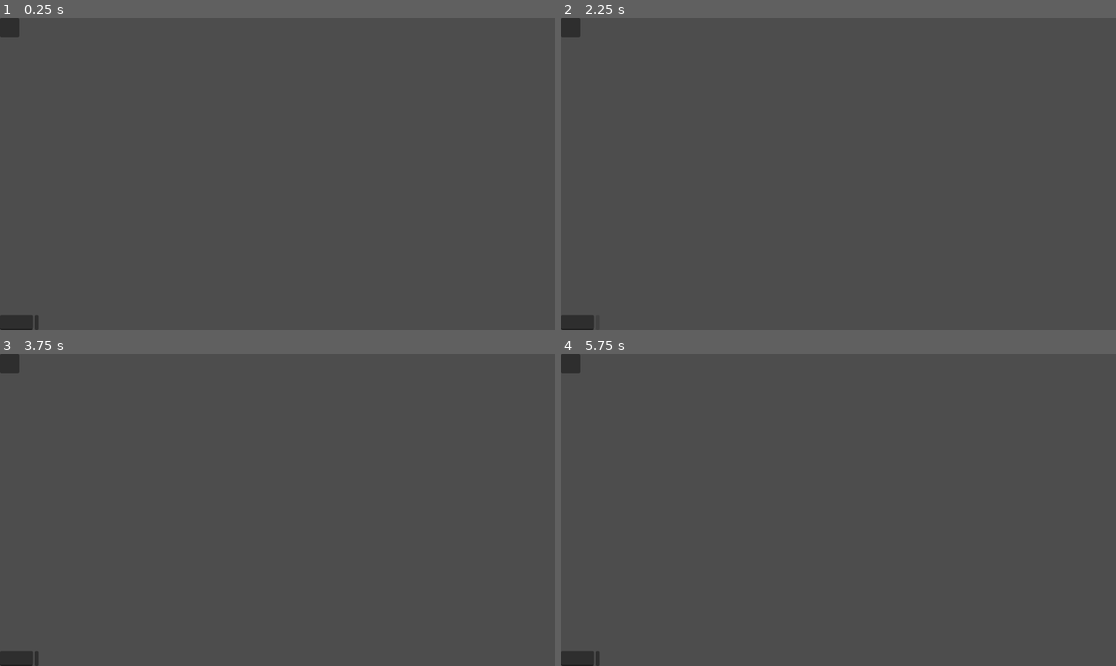
Above: before the commit, frames 1-4 (two rows, left to right).
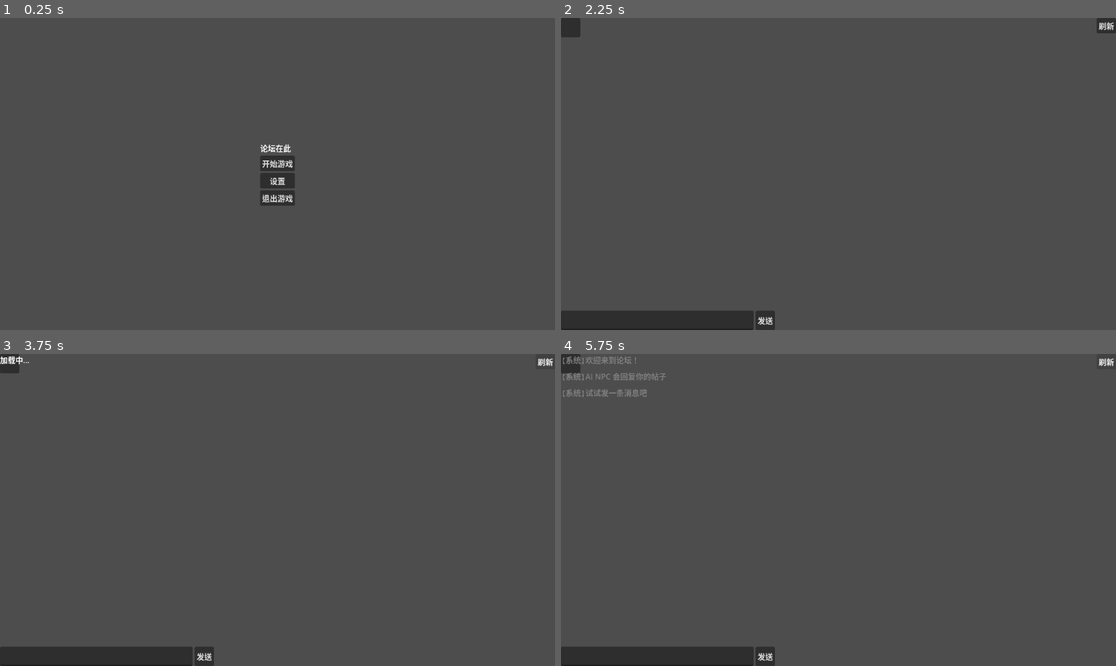
Above: after the commit, the same moments.

Repository: Kuroba-HUANG/lilith-gamejam-2026
Game: Godot game, scene res://start_menu.tscn
Two runs of this game, one before a commit and one after it. Both use one fixed random seed, a clock stepped at 60 frames per second and the inputs below. Before the commit the project starts from res://main.tscn.
Inputs (mouse positions are in pixels of both pictures, inside the frame that each line leads up to; where the layout moved, square brackets give the same spot in the first picture):
- Up to frame 1 (0.25 s): no input
- Up to frame 2 (2.25 s): click (599, 323) at 0.52 s; click (838, 180) [599, 323] at 1.25 s; click (838, 164) [599, 323] at 2 s
- Up to frame 3 (3.75 s): click (205, 656) [38, 659] at 2.75 s; click (543, 360) at 3.5 s, where only the run after the commit has a clickable "刷新"
- Up to frame 4 (5.75 s): click (766, 656) [599, 659] at 4.25 s; click (1104, 360) at 5 s, where only the run after the commit has a clickable "刷新"

The runs differ from the first frame. In frame 1, 1.4% of the frame differs, in the area x 0-54%, y 0-100%; in frame 2, 2.2%; in frame 3, 2.2%; in frame 4, 2.6%, in the area x 0-100%, y 0-100%.

Commit message:
Add files via upload
论坛核心功能
✅ 论坛主界面（发帖、AI回复、刷新）
✅ AI NPC（代码侠）自动回复
✅ 正在输入动画
✅ 自动滚动到底部
✅ 帖子时间显示
✅ 开始菜单 + 场景切换
✅ 退出游戏按钮
界面美化
✅ 帖子卡片样式（白色背景、圆角、间距）
✅ 论坛背景色（浅灰色）
✅ AI回复绿色文字
✅ 剧情帖子橙色文字（预留）
技术架构
✅ DeepSeek API 接入
✅ 密钥独立文件（api_key.gd）
✅ 帖子模板系统（post.tscn）
✅ 开始菜单场景

Diff:
--- /dev/null
+++ b/forum/PostManager.gd
@@ -0,0 +1,11 @@
+extends Node
+
+
+# Called when the node enters the scene tree for the first time.
+func _ready() -> void:
+	pass # Replace with function body.
+
+
+# Called every frame. 'delta' is the elapsed time since the previous frame.
+func _process(delta: float) -> void:
+	pass
--- a/forum/api.gd
+++ b/forum/api.gd
@@ -1,15 +1,25 @@
 extends HTTPRequest
+
+@onready var post_list = get_node("/root/Main/ScrollContainer/VBoxContainer")
+@onready var button = get_node("/root/Main/HBoxContainer/Button")
 
 func _ready():
 	request_completed.connect(_on_request_completed)
 
-func _on_request_completed(result, response_code, headers, body):
+func _on_request_completed(_result, response_code, _headers, body):
+	# 删除"正在输入"动画
+	button.remove_loading_indicator()
+
 	var response_body = body.get_string_from_utf8()
 
 	print("状态码: ", response_code)
 
 	if response_code != 200:
 		print("AI请求失败: ", response_body)
+		var error_post = Label.new()
+		error_post.text = "【系统】AI请求失败，请检查网络"
+		error_post.add_theme_color_override("font_color", Color(1, 0.5, 0.5))
+		post_list.add_child(error_post)
 		return
 
 	var json = JSON.parse_string(response_body)
@@ -19,14 +29,6 @@
 
 	if json.has("choices") and json["choices"].size() > 0:
 		var reply = json["choices"][0]["message"]["content"]
-
-		var post_list = get_node("/root/Main/ScrollContainer/VBoxContainer")
-		var npc_post = Label.new()
-		npc_post.text = "【代码侠】" + reply
-		npc_post.add_theme_color_override("font_color", Color(0.3, 0.8, 0.3))
-		post_list.add_child(npc_post)
-
-		var scroll = get_node("/root/Main/ScrollContainer")
-		scroll.scroll_vertical = scroll.get_v_scroll_bar().max_value
+		button.show_ai_reply(reply)
 	else:
 		print("返回数据中没有choices字段")
--- a/forum/button.gd
+++ b/forum/button.gd
@@ -3,6 +3,7 @@
 @onready var input = get_node("../LineEdit")
 @onready var post_list = get_node("../../ScrollContainer/VBoxContainer")
 @onready var api = get_node("/root/Main/API")
+@onready var scroll = get_node("../../ScrollContainer")
 
 var api_key = ""
 
@@ -10,12 +11,10 @@
 	pressed.connect(_on_pressed)
 	load_api_key()
 
-# 从 api_key.gd 文件读取密钥
 func load_api_key():
 	var file = FileAccess.open("res://api_key.gd", FileAccess.READ)
 	if file:
 		var content = file.get_as_text()
-		# 解析文件内容，提取密钥
 		var lines = content.split("\n")
 		for line in lines:
 			if "DEEPSEEK_API_KEY" in line and "\"" in line:
@@ -28,27 +27,105 @@
 		file.close()
 	else:
 		print("警告：找不到 api_key.gd 文件")
-		print("请在项目根目录创建 api_key.gd，内容为：")
-		print('const DEEPSEEK_API_KEY = "你的密钥"')
 
 func _on_pressed():
-	var text = input.text.strip_edges()
-	if text == "":
+	print("_on_pressed 被调用了")
+
+	var user_text = input.text.strip_edges()
+	print("输入内容: ", user_text)
+
+	if user_text == "":
+		print("内容为空，返回")
 		return
 
+	# 先清空输入框
+	input.clear()
+
 	# 显示用户帖子
-	var user_post = Label.new()
-	user_post.text = "【我】" + text
+	show_user_post(user_text)
+
+	# 显示"正在输入"动画
+	show_loading_indicator()
+
+	# 调用AI
+	call_ai(user_text)
+
+func show_user_post(content):
+	var user_post = load("res://post.tscn").instantiate()
+
+	var nickname = user_post.get_node("HBoxContainer/VBoxContainer/HBoxContainer/Nickname")
+	if nickname:
+		nickname.text = "我"
+
+	var message = user_post.get_node("HBoxContainer/VBoxContainer/Message")
+	if message:
+		message.text = content
+
 	post_list.add_child(user_post)
 	input.clear()
+	scroll_to_bottom()
 
-	# 调用AI
-	call_ai(text)
+func show_loading_indicator():
+	# 用帖子模板显示加载中
+	var loading_post = load("res://post.tscn").instantiate()
+
+	# 设置加载内容
+	var nickname = loading_post.get_node("HBoxContainer/VBoxContainer/HBoxContainer/Nickname")
+	if nickname:
+		nickname.text = "代码侠"
+
+	var message = loading_post.get_node("HBoxContainer/VBoxContainer/Message")
+	if message:
+		message.text = "正在输入..."
+		message.add_theme_color_override("font_color", Color(0.5, 0.5, 0.5))
+
+	var time = loading_post.get_node("HBoxContainer/VBoxContainer/HBoxContainer/Time")
+	if time:
+		time.text = Time.get_time_string_from_system()
+
+	# 标记为加载中
+	loading_post.set_meta("is_loading", true)
+
+	post_list.add_child(loading_post)
+	scroll_to_bottom()
+
+func remove_loading_indicator():
+	for i in range(post_list.get_child_count() - 1, -1, -1):
+		var child = post_list.get_child(i)
+		if child.has_meta("is_loading") and child.get_meta("is_loading"):
+			child.queue_free()
+			break
+
+func show_ai_reply(content):
+	var npc_post = load("res://post.tscn").instantiate()
+
+	# 设置昵称
+	var nickname = npc_post.get_node("HBoxContainer/VBoxContainer/HBoxContainer/Nickname")
+	if nickname:
+		nickname.text = "代码侠"
+
+	# 设置内容（AI回复用绿色）
+	var message = npc_post.get_node("HBoxContainer/VBoxContainer/Message")
+	if message:
+		message.text = content
+		message.add_theme_color_override("font_color", Color(0.3, 0.8, 0.3))
+
+	# 设置时间
+	var time = npc_post.get_node("HBoxContainer/VBoxContainer/HBoxContainer/Time")
+	if time:
+		time.text = Time.get_time_string_from_system()
+
+	post_list.add_child(npc_post)
+	scroll_to_bottom()
+
+func scroll_to_bottom():
+	await get_tree().process_frame
+	scroll.scroll_vertical = scroll.get_v_scroll_bar().max_value
 
 func call_ai(user_message):
-	# 检查是否有密钥
 	if api_key == "":
 		print("没有API密钥，无法调用AI")
+		remove_loading_indicator()
 		var error_post = Label.new()
 		error_post.text = "【系统】AI未配置，请创建 api_key.gd 文件"
 		error_post.add_theme_color_override("font_color", Color(1, 0.5, 0.5))
--- /dev/null
+++ b/forum/exit_button.gd
@@ -0,0 +1,21 @@
+extends Button
+
+func _ready():
+	pressed.connect(_on_pressed)
+
+func _on_pressed():
+	# 创建确认对话框
+	var dialog = ConfirmationDialog.new()
+	dialog.dialog_text = "确定要退出游戏吗？"
+	dialog.ok_button_text = "退出"
+	dialog.cancel_button_text = "取消"
+
+	# 连接信号
+	dialog.confirmed.connect(_quit_game)
+
+	# 显示对话框
+	add_child(dialog)
+	dialog.popup_centered()
+
+func _quit_game():
+	get_tree().quit()
--- /dev/null
+++ b/forum/forum_theme.tres
@@ -0,0 +1,3 @@
+[gd_resource type="Theme" format=3 uid="uid://c3n3sunk3rm3y"]
+
+[resource]
--- /dev/null
+++ b/forum/main.gd
@@ -0,0 +1,7 @@
+extends Control
+
+func _ready():
+	# 设置论坛背景色（浅灰色）
+	var bg = StyleBoxFlat.new()
+	bg.bg_color = Color(0.94, 0.95, 0.96)  # #f0f2f5
+	add_theme_stylebox_override("panel", bg)
--- a/forum/main.tscn
+++ b/forum/main.tscn
@@ -1,5 +1,7 @@
 [gd_scene format=3 uid="uid://clwtuxf43m2cc"]
 
+[ext_resource type="Script" uid="uid://cur6mo0lgcaft" path="res://main.gd" id="1_1bvp3"]
+[ext_resource type="Script" uid="uid://d1qtey1xl5ybc" path="res://refresh.gd" id="1_h2yge"]
 [ext_resource type="Script" uid="uid://be1aa2b046qg1" path="res://button.gd" id="1_ig7tw"]
 [ext_resource type="Script" uid="uid://crsb46qyyd2n8" path="res://api.gd" id="2_0xm2m"]
 
@@ -10,6 +12,7 @@
 anchor_bottom = 1.0
 grow_horizontal = 2
 grow_vertical = 2
+script = ExtResource("1_1bvp3")
 
 [node name="Panel" type="Panel" parent="." unique_id=1513165419]
 layout_mode = 0
@@ -26,6 +29,7 @@
 
 [node name="VBoxContainer" type="VBoxContainer" parent="ScrollContainer" unique_id=441509552]
 layout_mode = 2
+theme_override_constants/separation = 10
 
 [node name="HBoxContainer" type="HBoxContainer" parent="." unique_id=322064703]
 layout_mode = 1
@@ -38,11 +42,28 @@
 grow_vertical = 0
 
 [node name="LineEdit" type="LineEdit" parent="HBoxContainer" unique_id=1957384421]
+custom_minimum_size = Vector2(400, 40)
 layout_mode = 2
 
 [node name="Button" type="Button" parent="HBoxContainer" unique_id=1692534251]
+custom_minimum_size = Vector2(0, 40)
 layout_mode = 2
+text = "发送"
 script = ExtResource("1_ig7tw")
 
 [node name="API" type="HTTPRequest" parent="." unique_id=7079988]
 script = ExtResource("2_0xm2m")
+
+[node name="RefreshButton" type="Button" parent="." unique_id=407156741]
+layout_mode = 1
+anchors_preset = 1
+anchor_left = 1.0
+anchor_right = 1.0
+offset_left = -40.0
+offset_bottom = 31.0
+grow_horizontal = 0
+text = "刷新"
+script = ExtResource("1_h2yge")
+
+[connection signal="pressed" from="RefreshButton" to="RefreshButton" method="_on_fresh_button_pressed"]
+[connection signal="pressed" from="RefreshButton" to="RefreshButton" method="_on_pressed"]
--- /dev/null
+++ b/forum/post.gd
@@ -0,0 +1,20 @@
+extends Control
+
+func _ready():
+	# 设置背景
+	var style = StyleBoxFlat.new()
+	style.bg_color = Color(1, 1, 1)  # 白色
+	style.corner_radius_top_left = 8
+	style.corner_radius_top_right = 8
+	style.corner_radius_bottom_left = 8
+	style.corner_radius_bottom_right = 8
+	add_theme_stylebox_override("panel", style)
+
+	# 设置文字
+	var nickname = get_node("HBoxContainer/VBoxContainer/HBoxContainer/Nickname")
+	if nickname:
+		nickname.add_theme_color_override("font_color", Color(0, 0, 0))
+
+	var message = get_node("HBoxContainer/VBoxContainer/Message")
+	if message:
+		message.add_theme_color_override("font_color", Color(0, 0, 0))
--- /dev/null
+++ b/forum/post.tscn
@@ -0,0 +1,45 @@
+[gd_scene format=3 uid="uid://b1k2jtitlxeci"]
+
+[ext_resource type="Script" uid="uid://bpbmx2grwhh4r" path="res://post.gd" id="1_3bjc2"]
+
+[sub_resource type="StyleBoxFlat" id="StyleBoxFlat_3bjc2"]
+bg_color = Color(1, 1, 1, 1)
+corner_radius_top_left = 8
+corner_radius_top_right = 8
+corner_radius_bottom_right = 8
+corner_radius_bottom_left = 8
+
+[node name="Post" type="Panel" unique_id=2077852710]
+custom_minimum_size = Vector2(600, 80)
+anchors_preset = 15
+anchor_right = 1.0
+anchor_bottom = 1.0
+grow_horizontal = 2
+grow_vertical = 2
+theme_override_styles/panel = SubResource("StyleBoxFlat_3bjc2")
+script = ExtResource("1_3bjc2")
+
+[node name="HBoxContainer" type="HBoxContainer" parent="." unique_id=1349540768]
+layout_mode = 0
+offset_right = 40.0
+offset_bottom = 40.0
+theme_override_constants/separation = 10
+
+[node name="Avatar" type="TextureRect" parent="HBoxContainer" unique_id=1813337670]
+layout_mode = 2
+
+[node name="VBoxContainer" type="VBoxContainer" parent="HBoxContainer" unique_id=46491555]
+layout_mode = 2
+theme_override_constants/separation = 5
+
+[node name="HBoxContainer" type="HBoxContainer" parent="HBoxContainer/VBoxContainer" unique_id=34436098]
+layout_mode = 2
+
+[node name="Nickname" type="Label" parent="HBoxContainer/VBoxContainer/HBoxContainer" unique_id=721213614]
+layout_mode = 2
+
+[node name="Time" type="Label" parent="HBoxContainer/VBoxContainer/HBoxContainer" unique_id=1611625631]
+layout_mode = 2
+
+[node name="Message" type="Label" parent="HBoxContainer/VBoxContainer" unique_id=409299510]
+layout_mode = 2
--- a/forum/project.godot
+++ b/forum/project.godot
@@ -11,7 +11,7 @@
 [application]
 
 config/name="Forum"
-run/main_scene="uid://clwtuxf43m2cc"
+run/main_scene="uid://bdp5elhogd0ak"
 config/features=PackedStringArray("4.6", "Forward Plus")
 config/icon="res://icon.svg"
 
--- /dev/null
+++ b/forum/refresh.gd
@@ -0,0 +1,45 @@
+extends Button
+
+func _ready():
+	pressed.connect(_on_refresh_button_pressed)
+
+func _on_refresh_button_pressed():
+	print("已经刷新")
+
+	# 路径：上一级到 Main，再找 ScrollContainer
+	var post_list = get_node("../ScrollContainer/VBoxContainer")
+	var scroll = get_node("../ScrollContainer")
+
+	# 检查路径
+	if post_list == null:
+		print("路径错误！找不到帖子列表")
+		return
+
+	# 清空帖子
+	for child in post_list.get_children():
+		child.queue_free()
+
+	# 加载中提示
+	var loading_label = Label.new()
+	loading_label.text = "加载中..."
+	post_list.add_child(loading_label)
+
+	await get_tree().create_timer(0.5).timeout
+	loading_label.queue_free()
+
+	# 示例帖子
+	var demo_posts = [
+		"欢迎来到论坛！",
+		"AI NPC 会回复你的帖子",
+		"试试发一条消息吧"
+	]
+
+	for content in demo_posts:
+		var demo_post = Label.new()
+		demo_post.text = "【系统】" + content
+		demo_post.add_theme_color_override("font_color", Color(0.5, 0.5, 0.5))
+		post_list.add_child(demo_post)
+
+	# 滚动到底部
+	await get_tree().process_frame
+	scroll.scroll_vertical = scroll.get_v_scroll_bar().max_value
--- /dev/null
+++ b/forum/settings_button.gd
@@ -0,0 +1,8 @@
+extends Button
+
+func _ready():
+	pressed.connect(_on_pressed)
+
+func _on_pressed():
+	print("设置功能待开发")
+	# 可以添加设置界面
--- /dev/null
+++ b/forum/start_button.gd
@@ -0,0 +1,7 @@
+extends Button
+
+func _ready():
+	pressed.connect(_on_pressed)
+
+func _on_pressed():
+	get_tree().change_scene_to_file("res://main.tscn")
--- /dev/null
+++ b/forum/start_menu.tscn
@@ -0,0 +1,46 @@
+[gd_scene format=3 uid="uid://bdp5elhogd0ak"]
+
+[ext_resource type="Script" uid="uid://dlu13e3q7ars8" path="res://start_button.gd" id="1_ia0g5"]
+[ext_resource type="Script" uid="uid://d5uuwlkol1ji" path="res://settings_button.gd" id="2_vpdu5"]
+[ext_resource type="Script" uid="uid://oa24dlvt2xpr" path="res://exit_button.gd" id="3_vpdu5"]
+
+[node name="Control" type="Control" unique_id=1270479349]
+layout_mode = 3
+anchors_preset = 15
+anchor_right = 1.0
+anchor_bottom = 1.0
+grow_horizontal = 2
+grow_vertical = 2
+
+[node name="VBoxContainer" type="VBoxContainer" parent="." unique_id=29479344]
+layout_mode = 1
+anchors_preset = 8
+anchor_left = 0.5
+anchor_top = 0.5
+anchor_right = 0.5
+anchor_bottom = 0.5
+offset_left = -36.0
+offset_top = -46.5
+offset_right = 36.0
+offset_bottom = 46.5
+grow_horizontal = 2
+grow_vertical = 2
+
+[node name="Title" type="Label" parent="VBoxContainer" unique_id=105602896]
+layout_mode = 2
+text = "论坛在此"
+
+[node name="StartButton" type="Button" parent="VBoxContainer" unique_id=2086793478]
+layout_mode = 2
+text = "开始游戏"
+script = ExtResource("1_ia0g5")
+
+[node name="SettingsButton" type="Button" parent="VBoxContainer" unique_id=1650409721]
+layout_mode = 2
+text = "设置"
+script = ExtResource("2_vpdu5")
+
+[node name="ExitButton" type="Button" parent="VBoxContainer" unique_id=1579638771]
+layout_mode = 2
+text = "退出游戏"
+script = ExtResource("3_vpdu5")
Not shown, added: forum/PostManager.gd.uid
Not shown, added: forum/exit_button.gd.uid
Not shown, added: forum/main.gd.uid
Not shown, added: forum/post.gd.uid
Not shown, added: forum/refresh.gd.uid
Not shown, added: forum/settings_button.gd.uid
Not shown, added: forum/start_button.gd.uid
